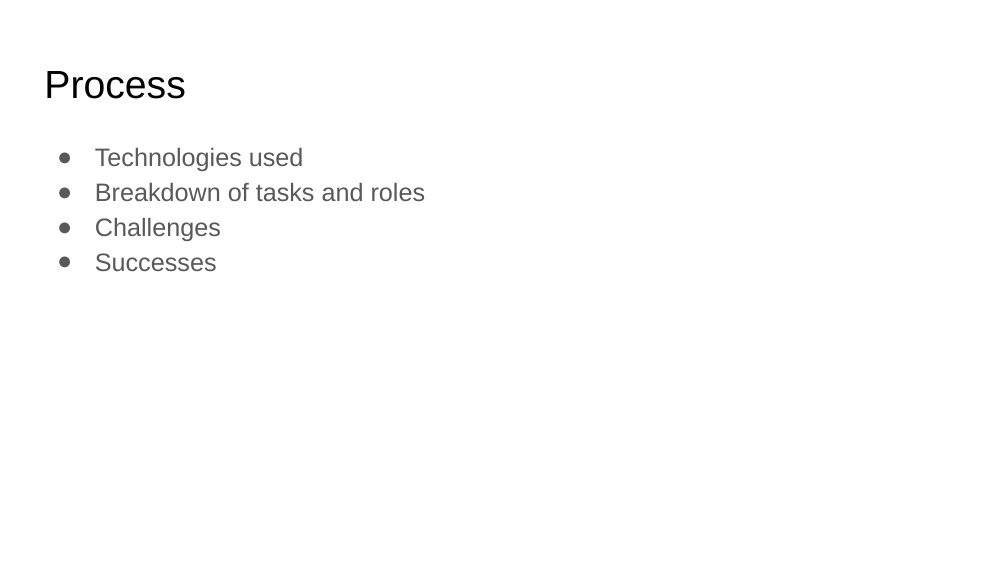
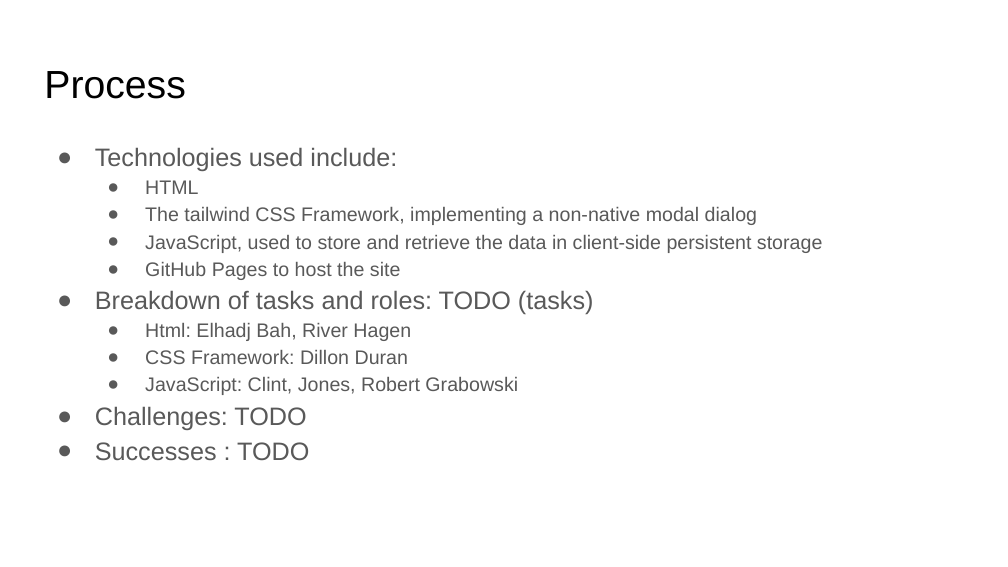
Before and after one commit to clintsrc/nerd-trivia, a slide deck: slide 4 of assets/slides/Project Presentation.pptx. Drawn at 1008x567 pixels with LibreOffice and Linux fonts; fonts in the diff are those of the drawing. Boxes give left, top, right and bottom in pixels: in the first picture for what was removed or moved away, otherwise in the second. Text is boxed around its words. In the diff, an @@ line names an element or a change of style, - is before the commit and + after.

```diff
--- a/assets/slides/Project Presentation.pptx
+++ b/assets/slides/Project Presentation.pptx
@@ text at (95,147,822,460): text changed; size 18 to 14 pt @@
-● Technologies used
-● Breakdown of tasks and roles
-● Challenges
-● Successes
+● Technologies used include:
+  ● HTML
+  ● The tailwind CSS Framework, implementing a non-native modal dialog
+  ● JavaScript, used to store and retrieve the data in client-side persistent storage
+  ● GitHub Pages to host the site
+● Breakdown of tasks and roles: TODO (tasks)
+  ● Html: Elhadj Bah, River Hagen
+  ● CSS Framework: Dillon Duran
+  ● JavaScript: Clint, Jones, Robert Grabowski
+● Challenges: TODO
+● Successes : TODO
```
Also in this commit, not shown: 3 other slides changed, 1 slide added, 1 slide removed.
